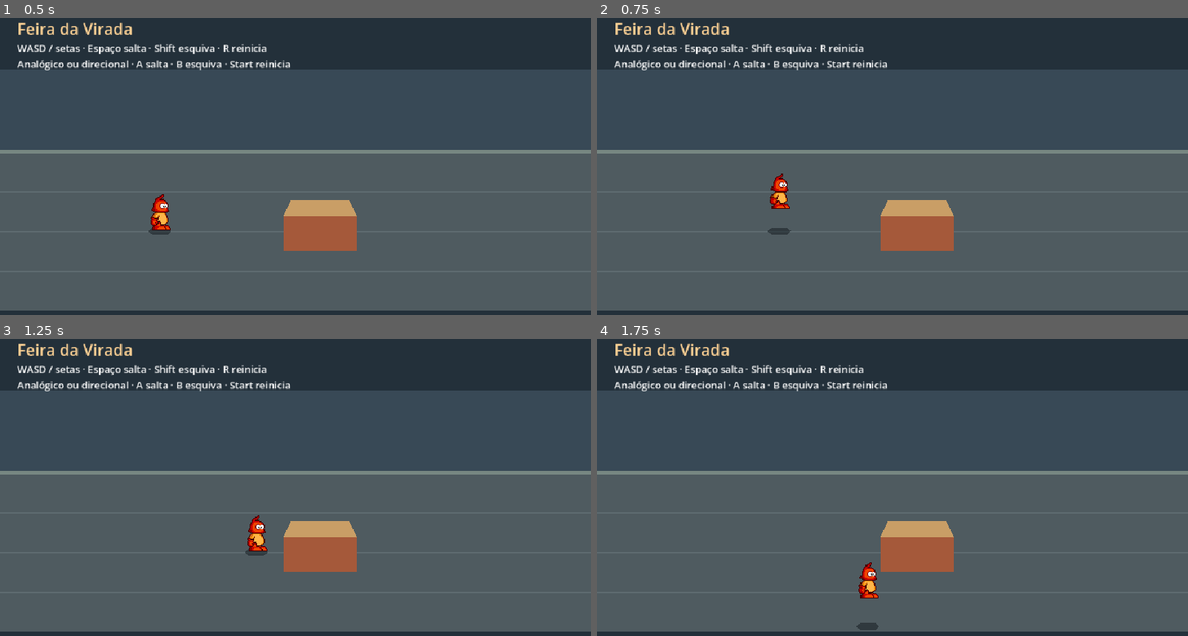
Above: before the commit, frames 1-4 (two rows, left to right).
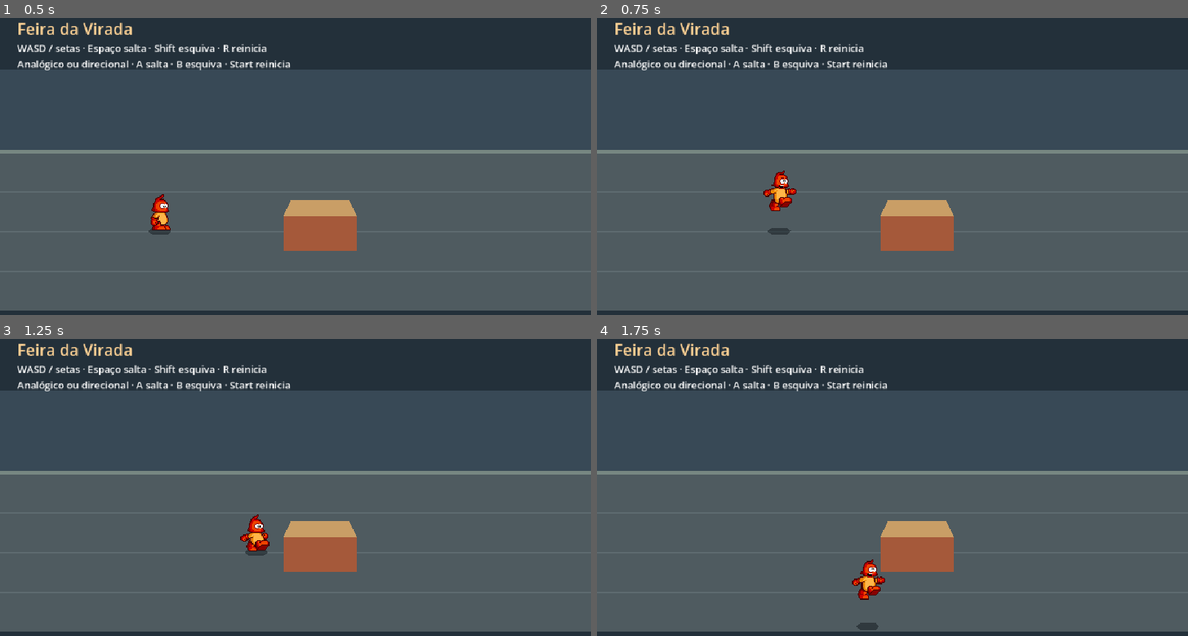
Above: after the commit, the same moments.

Repository: JefferssonAllves/GameDev
Game: Godot game, scene res://game/arena.tscn
Same seed, same stepped clock (60 frames per second), same inputs: the game is played once before the commit and once after it.
Inputs (mouse positions are in pixels of both pictures, inside the frame that each line leads up to):
- Up to frame 1 (0.5 s): no input
- Up to frame 2 (0.75 s): tap Enter at 0.5 s; move the mouse to (1022, 154) at 0.52 s; hold D (move_right) from 0.53 s (still down); tap Space (jump) at 0.6 s; click (1022, 154) at 0.67 s
- Up to frame 3 (1.25 s): keep holding D (move_right); tap Space (jump) at 0.77, 1.07 s
- Up to frame 4 (1.75 s): move the mouse to (774, 508) at 1.27 s; release D (move_right) at 1.28 s; hold S (move_down) from 1.28 s (still down); tap Shift (dash) at 1.35 s; tap Space (jump) at 1.52, 1.55 s

Frame 1 is identical in both runs. In frame 2, 0.4% of the frame differs, in the area x 28-34%, y 51-66%; in frame 3, 0.3%; in frame 4, 0.4%.

Commit message:
Anima caminhada, salto e queda do personagem

Diff:
--- a/game/player.gd
+++ b/game/player.gd
@@ -1,4 +1,9 @@
 extends CharacterBody2D
+
+const WALK_FRAME_X := [72, 124, 176, 228, 280]
+const WALK_FPS := 10.0
+const RISE_FRAME := Rect2(332, 114, 42, 46)
+const FALL_FRAME := Rect2(384, 114, 42, 46)
 
 @export var ground_speed := 240.0
 @export var acceleration := 2100.0
@@ -9,6 +14,8 @@
 @export var jump_gravity := 1150.0
 
 @onready var visual: Node2D = $Visual
+@onready var sprite: Sprite2D = $Visual/Sprite
+@onready var idle_frame := sprite.region_rect
 @onready var spawn := position
 
 var facing := 1.0
@@ -17,6 +24,7 @@
 var recovery_remaining := 0.0
 var jump_height := 0.0
 var vertical_speed := 0.0
+var walk_time := 0.0
 
 
 func _physics_process(delta: float) -> void:
@@ -52,6 +60,20 @@
 	visual.position.y = -jump_height
 	visual.scale.x = facing
 	move_and_slide()
+	_update_sprite(delta)
+
+
+func _update_sprite(delta: float) -> void:
+	if jump_height > 0.0:
+		walk_time = 0.0
+		sprite.region_rect = RISE_FRAME if vertical_speed > 0.0 else FALL_FRAME
+	elif get_real_velocity().length_squared() > 1.0:
+		var frame := int(walk_time * WALK_FPS)
+		sprite.region_rect = Rect2(WALK_FRAME_X[frame], 114, 42, 43)
+		walk_time = fposmod(walk_time + delta, WALK_FRAME_X.size() / WALK_FPS)
+	else:
+		walk_time = 0.0
+		sprite.region_rect = idle_frame
 
 
 func _reset() -> void:
@@ -64,4 +86,6 @@
 	vertical_speed = 0.0
 	visual.position.y = 0.0
 	visual.scale.x = 1.0
+	walk_time = 0.0
+	sprite.region_rect = idle_frame
 	reset_physics_interpolation()
--- a/tests/movement_test.gd
+++ b/tests/movement_test.gd
@@ -19,12 +19,18 @@
 	var player := arena.get_node("World/Player") as CharacterBody2D
 	await _ticks(2)
 	var spawn := player.position
+	var sprite := player.get_node("Visual/Sprite") as Sprite2D
+	var idle_frame := sprite.region_rect
 
 	Input.action_press("move_right")
 	Input.action_press("move_down")
 	await _ticks(20)
 	_check(player.position.x > spawn.x and player.position.y > spawn.y, "Movimento diagonal")
 	_check(is_equal_approx(player.velocity.length(), 240.0), "Diagonal normalizada")
+	_check(sprite.region_rect != idle_frame, "Movimento usa os quadros de caminhada")
+	var walk_frame := sprite.region_rect
+	await _ticks(8)
+	_check(sprite.region_rect != walk_frame, "Caminhada alterna quadros")
 	Input.action_release("move_down")
 
 	player.position = Vector2(410, 370)
@@ -34,7 +40,11 @@
 	await _ticks(5)
 	_check(player.get_node("Visual").position.y < 0.0, "Salto desloca o visual")
 	_check(absf(player.position.x - 445.0) < 0.3, "Salto preserva a colisão dos pés")
+	var rise_frame := sprite.region_rect
+	_check(rise_frame != idle_frame, "Subida usa pose aérea")
 	Input.action_release("jump")
+	await _ticks(18)
+	_check(player.get_node("Visual").position.y < 0.0 and sprite.region_rect != rise_frame, "Descida usa outra pose aérea")
 
 	Input.action_press("move_up")
 	await _ticks(110)
@@ -47,6 +57,7 @@
 	await _ticks(2)
 	Input.action_release("reset_arena")
 	_check(player.position.is_equal_approx(spawn), "Reinício restaura a posição")
+	_check(sprite.region_rect == idle_frame, "Reinício restaura a pose de repouso")
 	Input.action_press("dash")
 	await _ticks(4)
 	_check(player.position.x > spawn.x + 22, "Esquiva acelera na direção do personagem")
Not shown, changed: docs/level-design.md
